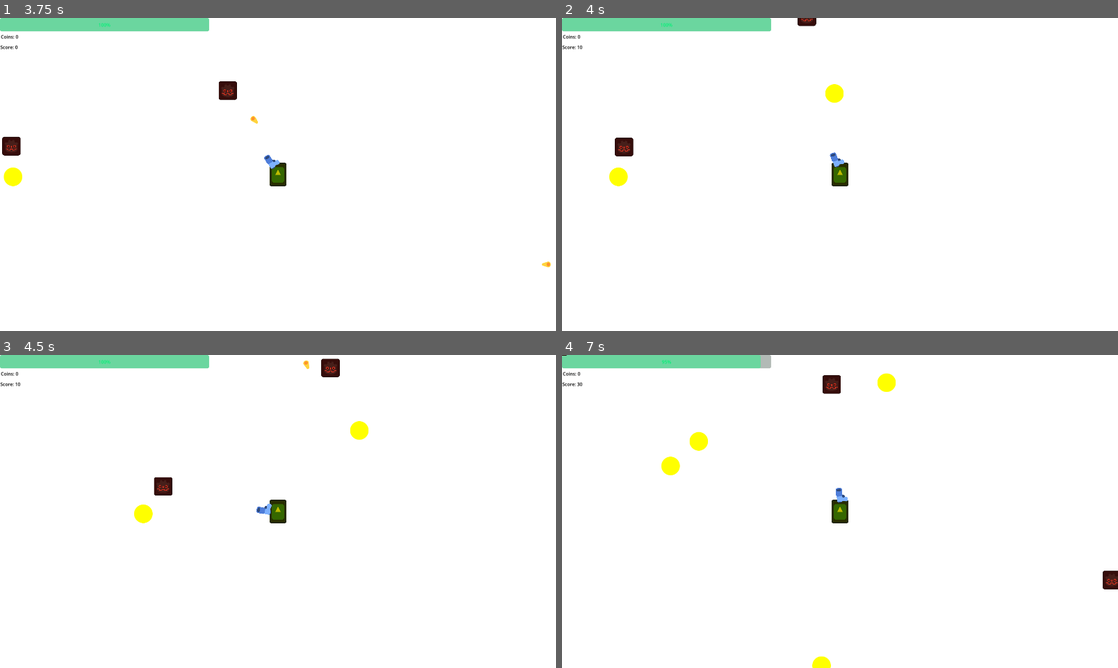
Above: before the commit, frames 1-4 (two rows, left to right).
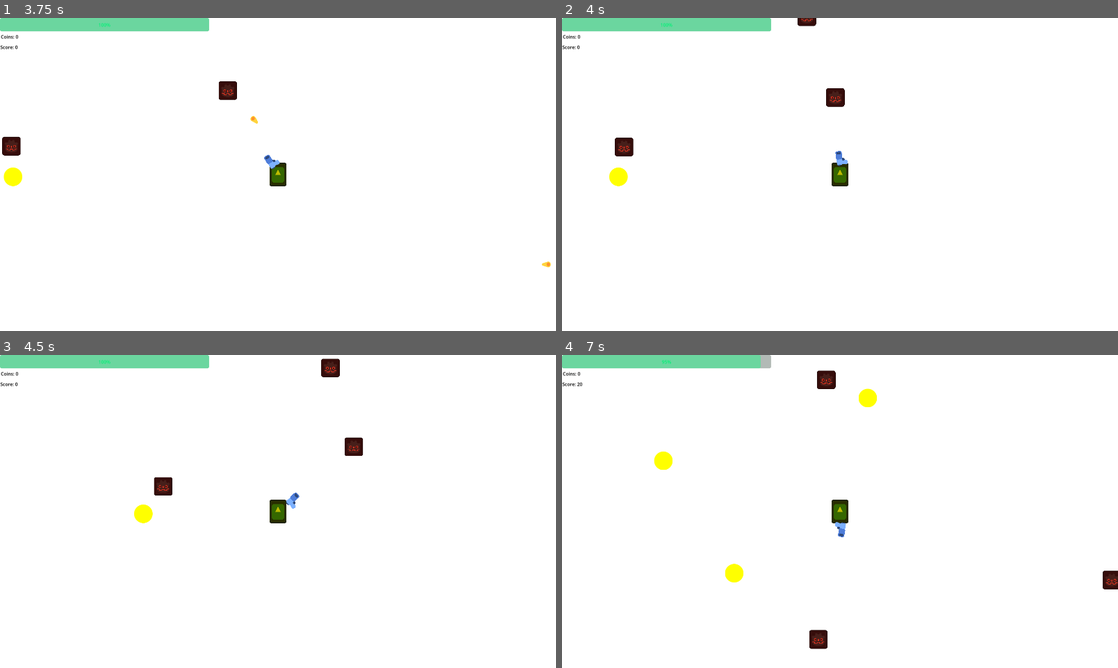
Above: after the commit, the same moments.

Repository: deutandev/survival-shooter
Game: Godot game, scene res://environment/map.tscn
The game is run twice, just before and just after one commit, with the same random seed, the same clock (stepped at 60 frames per second) and the same inputs. The engine's default icon, where the game draws it, is replaced by a stand-in: a white triangle on a blue panel in a dark square.
Inputs:
- Up to frame 1 (3.75 s): tap Enter at 0.5 s; hold D (move_right) 0.53-1.28 s; hold S (move_down) 1.28-2.03 s; hold D (move_right) 2.03-2.78 s; hold W (move_up) 2.78-3.53 s; hold A (move_left) from 3.53 s (still down)
- Up to frame 2 (4 s): keep holding A (move_left)
- Up to frame 3 (4.5 s): keep holding A (move_left)
- Up to frame 4 (7 s): release A (move_left) at 5.03 s; hold S (move_down) 5.03-5.78 s; hold D (move_right) 5.78-6.53 s; hold W (move_up) from 6.53 s (still down)

Frame 1 is identical in both runs. In frame 2, 0.3% of the frame differs, in the area x 2-52%, y 8-48%; in frame 3, 0.5%; in frame 4, 1.5%, in the area x 0-61%, y 0-100%.

Commit message:
health and damage value adjust

Diff:
--- a/characters/enemies/mob/mob.gd
+++ b/characters/enemies/mob/mob.gd
@@ -1,8 +1,8 @@
 extends CharacterBody2D
 
-@export var max_health: int = 1
+@export var max_health: int = 3
 @export var speed: float = 1.0
-@export var damage: int = 1
+@export var damage: int = 5
 
 @export var defense: float = 1.0
 @export var min_damage_taken: float = 1.0
--- a/characters/player/hurt_manager.gd
+++ b/characters/player/hurt_manager.gd
@@ -3,7 +3,7 @@
 
 @onready var hurtbox: Area2D = %HurtBox
 @onready var hurt_timer: Timer = %HurtTimer
-@export var knockback_power := 600
+@export var knockback_power := 1000
 @export var damage_amount := 5
 @export var target: CharacterBody2D
 @onready var health: HealthManager = %HealthManager
@@ -21,7 +21,7 @@
 			break
 
 func apply_damage(area: Area2D):
-	health.take_damage(damage_amount)
+	health.take_damage(area.get_parent().damage)
 	apply_knockback(area.get_parent().velocity)
 	is_hurt = true
 	hurt_timer.start()
--- a/characters/player/player.gd
+++ b/characters/player/player.gd
@@ -20,4 +20,7 @@
 
 func on_player_death():
 	#await get_tree().create_timer(1.0).timeout
+	call_deferred("go_to_menu")
+
+func go_to_menu():
 	get_tree().change_scene_to_file("res://environment/mainMenu.tscn")
--- a/characters/player/player.tscn
+++ b/characters/player/player.tscn
@@ -44,7 +44,7 @@
 
 [node name="HurtTimer" type="Timer" parent="HurtManager/HurtBox"]
 unique_name_in_owner = true
-wait_time = 0.3
+wait_time = 0.5
 
 [node name="Gun" parent="HurtManager/HurtBox" instance=ExtResource("3_exd8k")]
 position = Vector2(11, 3)
